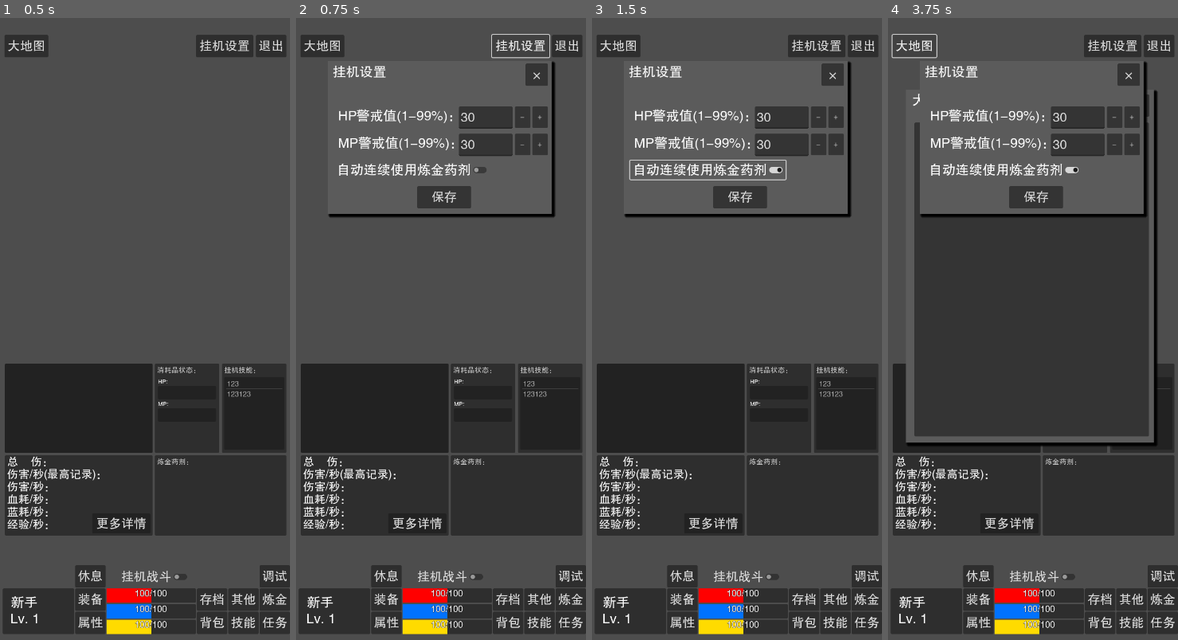
Above: before the commit, frames 1-4 (left to right).
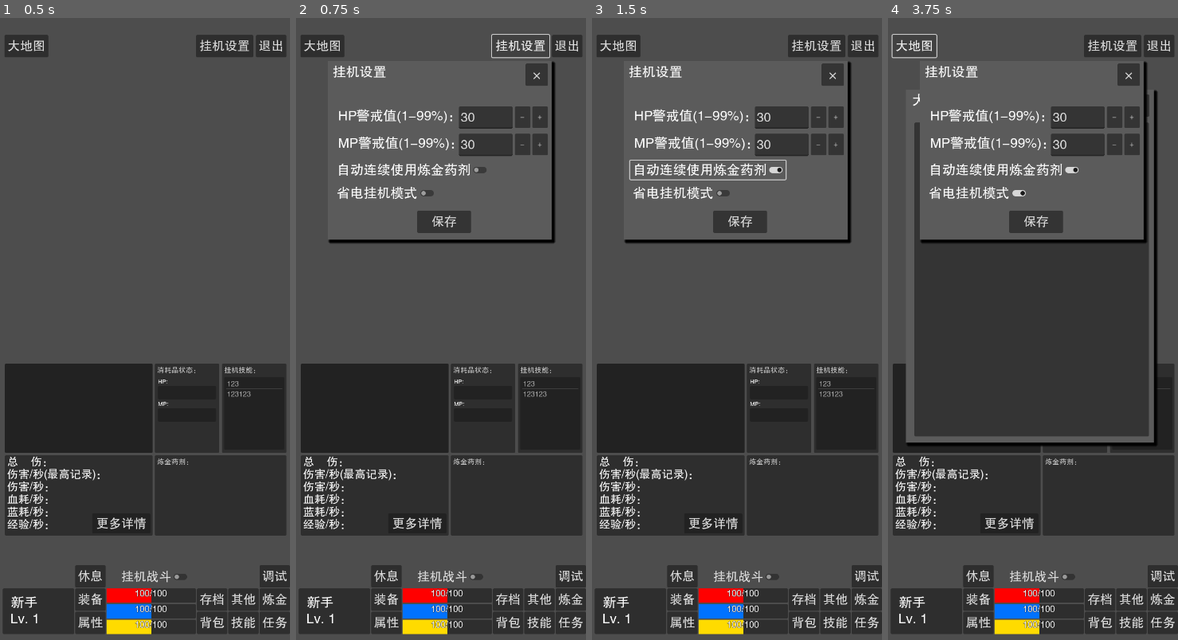
Above: after the commit, the same moments.

Repository: limingboGitHub/TextAdventure
Game: Godot game, scene res://src/scenes/game/world.tscn
The game is run twice, just before and just after one commit, with the same random seed, the same clock (stepped at 60 frames per second) and the same inputs. This scene is started directly instead of the project's main scene.
Inputs (mouse positions are in pixels of both pictures, inside the frame that each line leads up to):
- Up to frame 1 (0.5 s): no input
- Up to frame 2 (0.75 s): click "挂机设置" at 0.5 s
- Up to frame 3 (1.5 s): click "自动连续使用炼金药剂" at 1.25 s
- Up to frame 4 (3.75 s): click "保存" at 2 s; click (977, 192) at 2.75 s, where only the run after the commit has a clickable "省电挂机模式"; click "大地图" at 3.5 s

Frame 1 is identical in both runs. In frame 2, 2.4% of the frame differs, in the area x 10-90%, y 27-37%; in frame 3, 2.4%; in frame 4, 4.3%.
Error in both runs: Attempt to call function 'get_as_text' in base 'null instance' on a null instance. (res://src/core/res_manager.gd:221)

Commit message:
feat: 新增省电模式，挂机时不展示伤害信息技能名称信息

Diff:
--- a/src/scenes/dialog/auto_setting_dialog.gd
+++ b/src/scenes/dialog/auto_setting_dialog.gd
@@ -8,13 +8,16 @@
 var mp_warning_line: int
 # 自动连续使用炼金药剂
 var auto_use_alchemy: bool
+# 省电挂机模式
+var perform_mode: bool = false
 # 技能列表
 var data_skill_bag: DataSkillBag
 
 signal setting_saved(
 	hp_warning_line: int,
 	mp_warning_line: int,
-	auto_use_alchemy: bool
+	auto_use_alchemy: bool,
+	perform_mode: bool
 )
 
 # Called when the node enters the scene tree for the first time.
@@ -30,15 +33,18 @@
 func set_data(
 	hp_warning_line: int,
 	mp_warning_line: int,
-	auto_use_alchemy: bool
+	auto_use_alchemy: bool,
+	perform_mode: bool
 ) -> void:
 	self.hp_warning_line = hp_warning_line
 	self.mp_warning_line = mp_warning_line
 	self.auto_use_alchemy = auto_use_alchemy
+	self.perform_mode = perform_mode
 
 	$HpWarningLine/LineEdit.text = str(hp_warning_line)
 	$MpWarningLine/LineEdit.text = str(mp_warning_line)
 	$CheckButton.button_pressed = auto_use_alchemy
+	$PerformModeButton.button_pressed = perform_mode
 
 
 func _on_close_button_pressed() -> void:
@@ -77,7 +83,7 @@
 	hp_warning_line = hp_value
 	mp_warning_line = mp_value
 	print('挂机设置保存:', hp_warning_line, mp_warning_line)
-	setting_saved.emit(hp_warning_line, mp_warning_line, auto_use_alchemy)
+	setting_saved.emit(hp_warning_line, mp_warning_line, auto_use_alchemy,perform_mode)
 
 
 func _on_check_button_toggled(toggled_on: bool) -> void:
@@ -114,3 +120,7 @@
 		var mp: int= int(mp_str)
 		mp = min(99,(int(mp / 5.0) + 1) * 5)
 		$MpWarningLine/LineEdit.text = str(mp)
+
+
+func _on_perform_mode_button_toggled(toggled_on: bool) -> void:
+	perform_mode = toggled_on
--- a/src/scenes/dialog/auto_setting_dialog.tscn
+++ b/src/scenes/dialog/auto_setting_dialog.tscn
@@ -18,7 +18,7 @@
 [node name="Back" type="Panel" parent="."]
 layout_mode = 0
 offset_right = 500.0
-offset_bottom = 342.0
+offset_bottom = 400.0
 theme_override_styles/panel = ExtResource("1_8npu4")
 
 [node name="Label" type="Label" parent="."]
@@ -147,15 +147,25 @@
 theme_override_font_sizes/font_size = 30
 text = "自动连续使用炼金药剂"
 
+[node name="PerformModeButton" type="CheckButton" parent="."]
+layout_mode = 1
+offset_left = 14.0
+offset_top = 275.0
+offset_right = 244.0
+offset_bottom = 317.0
+theme_override_colors/font_color = Color(1, 1, 1, 1)
+theme_override_font_sizes/font_size = 30
+text = "省电挂机模式"
+
 [node name="OKButton" type="Button" parent="."]
 layout_mode = 1
 anchors_preset = 5
 anchor_left = 0.5
 anchor_right = 0.5
 offset_left = 200.0
-offset_top = 280.0
+offset_top = 335.0
 offset_right = 320.0
-offset_bottom = 330.0
+offset_bottom = 385.0
 grow_horizontal = 2
 theme = ExtResource("2_em0jk")
 text = "保存"
@@ -172,5 +182,6 @@
 [connection signal="pressed" from="MpWarningLine/MpReduceButton" to="." method="_on_mp_reduce_button_pressed"]
 [connection signal="pressed" from="MpWarningLine/MpAddButton" to="." method="_on_mp_add_button_pressed"]
 [connection signal="toggled" from="CheckButton" to="." method="_on_check_button_toggled"]
+[connection signal="toggled" from="PerformModeButton" to="." method="_on_perform_mode_button_toggled"]
 [connection signal="pressed" from="OKButton" to="." method="_on_ok_button_pressed"]
 [connection signal="pressed" from="CloseButton" to="." method="_on_close_button_pressed"]
--- a/src/scenes/game/monster.gd
+++ b/src/scenes/game/monster.gd
@@ -225,6 +225,8 @@
 
 
 func _add_damage(damage: DataDamage):
+	if SingletonGame.perform_mode:
+		return
 	var damage_scene = SingletonGameScenePre.DamageTextScene.instantiate()
 	damage_scene.set_damage(damage)
 	if damage.type == DataDamage.TYPE.POISON or damage.type == DataDamage.TYPE.FIRE:
@@ -243,6 +245,9 @@
 
 
 func add_skill_execute_effect(skill: DataBaseSkill,direction: Vector2):
+	# 性能模式不展示该信息
+	if SingletonGame.perform_mode:
+		return
 	# 实例化技能名称场景
 	var skill_name_scene = SingletonGameScenePre.SkillNameScene.instantiate()
 	skill_name_scene.set_skill(skill)
--- a/src/scenes/game/player.gd
+++ b/src/scenes/game/player.gd
@@ -281,6 +281,9 @@
 
 
 func _add_damage_ani(damage: DataDamage):
+	# 性能模式不展示该信息
+	if SingletonGame.perform_mode:
+		return
 	var damage_scene = SingletonGameScenePre.DamageTextScene.instantiate()
 	damage_scene.set_damage(damage)
 	if damage.type == DataDamage.TYPE.POISON:
--- a/src/scenes/game/world.gd
+++ b/src/scenes/game/world.gd
@@ -468,18 +468,21 @@
 		$CanvasLayer/UI/Dialog/AutoSettingDialog.set_data(
 			SingletonGame.hp_warning_line,
 			SingletonGame.mp_warning_line,
-			SingletonGame.auto_use_alchemy
+			SingletonGame.auto_use_alchemy,
+			SingletonGame.perform_mode
 		)
 
 
 func _on_setting_saved(
 	hp_warning_line: int,
 	mp_warning_line: int,
-	auto_use_alchemy: bool
+	auto_use_alchemy: bool,
+	perform_mode: bool
 ):
 	SingletonGame.hp_warning_line = hp_warning_line
 	SingletonGame.mp_warning_line = mp_warning_line
 	SingletonGame.auto_use_alchemy = auto_use_alchemy
+	SingletonGame.perform_mode = perform_mode
 	if save_tool is FileCacheTool:
 		save_tool.save_singleton_game(data_world.get_player().player_id)
 
--- a/src/scenes/singleton_game.gd
+++ b/src/scenes/singleton_game.gd
@@ -23,6 +23,8 @@
 var auto_skill_id: String = "skill_000000"
 # 自动连续使用炼金药剂
 var auto_use_alchemy = false
+# 省电挂机模式
+var perform_mode = false
 #endregion
 
 #region 通用配置
@@ -42,7 +44,8 @@
 		"all_damage": all_damage,
 		"dps_max_record": dps_max_record,
 		"boss_kill_time": boss_kill_time,
-		"auto_use_alchemy": auto_use_alchemy
+		"auto_use_alchemy": auto_use_alchemy,
+		"perform_mode": perform_mode
 	}
 	return dic
 
@@ -59,3 +62,5 @@
 		boss_kill_time = dic["boss_kill_time"]
 	if dic.has("auto_use_alchemy"):
 		auto_use_alchemy = dic["auto_use_alchemy"]
+	if dic.has("perform_mode"):
+		perform_mode = dic["perform_mode"]
